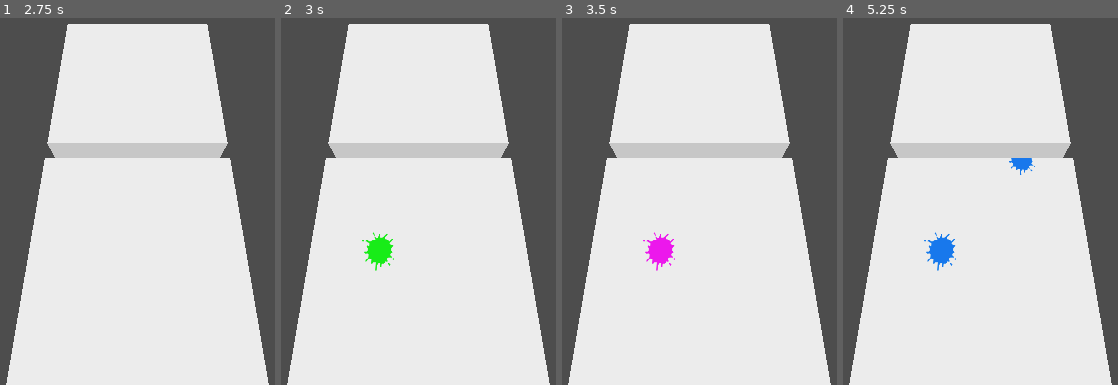
Above: before the commit, frames 1-4 (left to right).
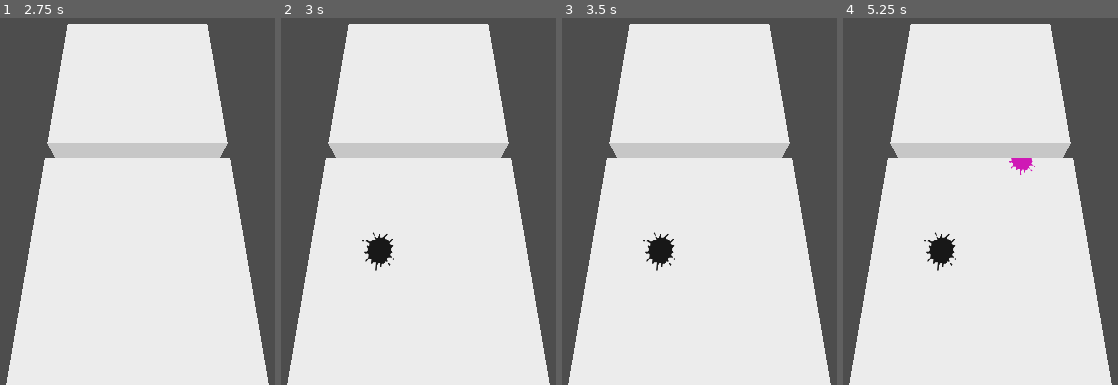
Above: after the commit, the same moments.

Repository: Tihusphere/Puke-Party
Game: Godot game, scene res://Scenes/test.tscn
Two runs of this game, one before a commit and one after it. Both use one fixed random seed, a clock stepped at 60 frames per second and the inputs below.
Inputs (mouse positions are in pixels of both pictures, inside the frame that each line leads up to):
- Up to frame 1 (2.75 s): tap Enter at 0.5, 2 s; move the mouse to (outside the picture) at 0.52 s; hold D (right) 0.53-1.28 s; hold Ctrl (crawl) 0.53-1.28 s; click (outside the picture) at 0.67 s; tap Space (jump) at 0.77, 1.25, 1.52 s; move the mouse to (outside the picture) at 1.27 s; hold S (backward) 1.28-2.03 s; tap Ctrl (crawl) at 1.35 s; move the mouse to (217, 62) at 2.02 s; hold D (right) from 2.03 s (still down); hold Ctrl (crawl) from 2.03 s (still down)
- Up to frame 2 (3 s): tap Space (jump) at 2.75 s; move the mouse to (377, 249) at 2.77 s; release D (right) at 2.78 s; release Ctrl (crawl) at 2.78 s; hold W (forward) from 2.78 s (still down); tap Ctrl (crawl) at 2.85 s; click (377, 249) at 2.92 s
- Up to frame 3 (3.5 s): keep holding W (forward); tap Space (jump) at 3.02 s
- Up to frame 4 (5.25 s): move the mouse to (outside the picture) at 3.52 s; release W (forward) at 3.53 s; hold Ctrl (crawl) 3.53-4.28 s; hold A (left) 3.53-5.03 s; tap Space (jump) at 3.77, 4.52 s; move the mouse to (outside the picture) at 4.27 s; tap Ctrl (crawl) at 4.35 s; move the mouse to (1021, 161) at 5.02 s; hold S (backward) from 5.03 s (still down); hold Ctrl (crawl) from 5.03 s (still down); click (1021, 161) at 5.17 s

Frame 1 is identical in both runs. In frame 2, 0.6% of the frame differs, in the area x 29-42%, y 58-69%; in frame 3, 0.6%; in frame 4, 0.9%, in the area x 29-70%, y 38-69%.

Commit message:
made gamemanager proper autoload

Diff:
--- a/Scenes/test.tscn
+++ b/Scenes/test.tscn
@@ -1,16 +1,8 @@
-[gd_scene load_steps=11 format=3 uid="uid://bwwp8xmoanp8"]
+[gd_scene load_steps=7 format=3 uid="uid://bwwp8xmoanp8"]
 
 [ext_resource type="Script" path="res://Scripts/Environment/roomItem.gd" id="1_55jgw"]
-[ext_resource type="Script" path="res://Scripts/Singletons/GAMEMANAGER.gd" id="1_tkslg"]
-[ext_resource type="Texture2D" uid="uid://b83dlyxi75kj6" path="res://textures/splat.png" id="3_ne2u2"]
 [ext_resource type="ArrayMesh" uid="uid://coe6n3mprcrbm" path="res://models/boxMesh.res" id="3_ubdgg"]
 [ext_resource type="Shader" path="res://shaders/texture_blend_mask.gdshader" id="4_yapir"]
-
-[sub_resource type="Gradient" id="Gradient_0835k"]
-colors = PackedColorArray(0, 1, 0, 1, 0, 1, 0, 1)
-
-[sub_resource type="GradientTexture1D" id="GradientTexture1D_nldl3"]
-gradient = SubResource("Gradient_0835k")
 
 [sub_resource type="Gradient" id="Gradient_5ip1h"]
 colors = PackedColorArray(1, 1, 1, 1, 1, 1, 1, 1)
@@ -22,9 +14,6 @@
 data = PackedVector3Array(-1, 1, 1, -1, -1, 1, -1, -1, -1, -1, -1, -1, -1, 1, -1, -1, 1, 1, 1, 1, 1, -1, 1, 1, -1, 1, - …(284 unchanged characters)…
 
 [node name="Node3D" type="Node3D"]
-script = ExtResource("1_tkslg")
-brush_texture = ExtResource("3_ne2u2")
-overlay_texture = SubResource("GradientTexture1D_nldl3")
 
 [node name="Camera3D" type="Camera3D" parent="."]
 transform = Transform3D(1, 0, 0, 0, 0.472182, 0.881501, 0, -0.881501, 0.472182, 0, 3.77087, 0.512737)
@@ -32,10 +21,9 @@
 [node name="DirectionalLight3D" type="DirectionalLight3D" parent="."]
 transform = Transform3D(1, 0, 0, 0, 0.561347, 0.827581, 0, -0.827581, 0.561347, 0, 0, 0)
 
-[node name="StaticBody3D" type="StaticBody3D" parent="." node_paths=PackedStringArray("mesh_instance", "paint_manager")]
+[node name="StaticBody3D" type="StaticBody3D" parent="." node_paths=PackedStringArray("mesh_instance")]
 script = ExtResource("1_55jgw")
 mesh_instance = NodePath("MeshInstance3D")
-paint_manager = NodePath("..")
 base_texture = SubResource("GradientTexture1D_vb421")
 mask_shader = ExtResource("4_yapir")
 
@@ -46,11 +34,10 @@
 [node name="CollisionShape3D" type="CollisionShape3D" parent="StaticBody3D"]
 shape = SubResource("ConcavePolygonShape3D_2gbiy")
 
-[node name="StaticBody3D2" type="StaticBody3D" parent="." node_paths=PackedStringArray("mesh_instance", "paint_manager")]
+[node name="StaticBody3D2" type="StaticBody3D" parent="." node_paths=PackedStringArray("mesh_instance")]
 transform = Transform3D(1, 0, 0, 0, 1, 0, 0, 0, 1, 0, 0, -2.18702)
 script = ExtResource("1_55jgw")
 mesh_instance = NodePath("MeshInstance3D")
-paint_manager = NodePath("..")
 base_texture = SubResource("GradientTexture1D_vb421")
 mask_shader = ExtResource("4_yapir")
 
--- a/Scripts/Environment/roomItem.gd
+++ b/Scripts/Environment/roomItem.gd
@@ -2,7 +2,7 @@
 extends StaticBody3D
 
 @export var mesh_instance: MeshInstance3D
-@export var paint_manager: PaintManager
+var paint_manager: GAMEMANAGER
 
 ## The primary texture assigned to this object
 @export var base_texture: Texture2D
@@ -21,6 +21,8 @@
 var mesh_data_tool: MeshDataTool
 
 func _ready() -> void:
+	paint_manager = GAMEMANAGER
+
 	if not mesh_instance:
 		for child in get_children():
 			if child is MeshInstance3D:
--- a/Scripts/Singletons/GAMEMANAGER.gd
+++ b/Scripts/Singletons/GAMEMANAGER.gd
@@ -1,15 +1,15 @@
-class_name PaintManager
+class_name GameManagerClass
 extends Node
 
-@export var brush_texture: Texture2D:
+var brush_texture: Texture2D:
 	set(value):
 		brush_texture = value
 		update_brush_size()
 
 ## Texture to blend onto paintable objects via shader mask
-@export var overlay_texture: Texture2D
+var overlay_texture: Texture2D
 
-@export var brush_size: Vector2i = Vector2i(64, 64):
+var brush_size: Vector2i = Vector2i(64, 64):
 	set(value):
 		brush_size = value
 		update_brush_size()
@@ -18,7 +18,12 @@
 var brush_w: int = 0
 var brush_h: int = 0
 
+var brush_img =  "res://textures/splat.png"
+var vomit_img = "res://textures/splat.png"
+
 func _ready() -> void:
+	brush_texture = load(brush_img)
+	overlay_texture = load(vomit_img)
 	update_brush_size()
 	toggleRainbows(true)
 
--- a/project.godot
+++ b/project.godot
@@ -21,7 +21,7 @@
 
 [autoload]
 
-Gamemanager="*res://Scripts/Singletons/GAMEMANAGER.gd"
+GAMEMANAGER="*res://Scripts/Singletons/GAMEMANAGER.gd"
 
 [input]
 
